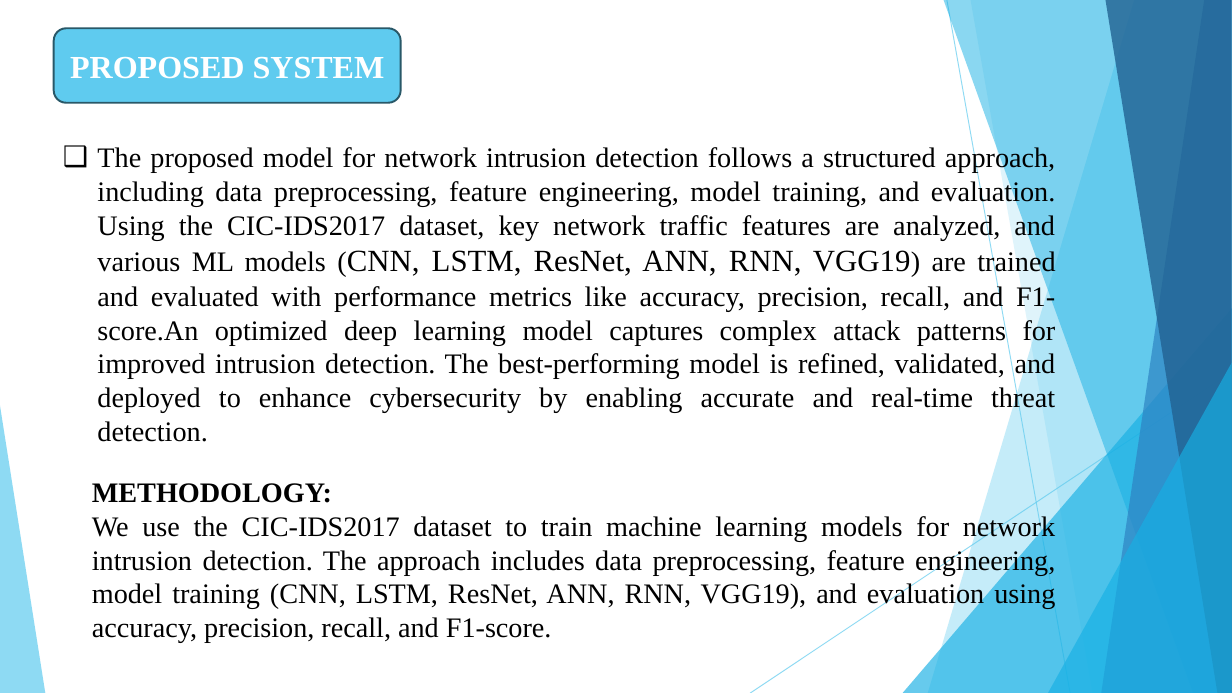
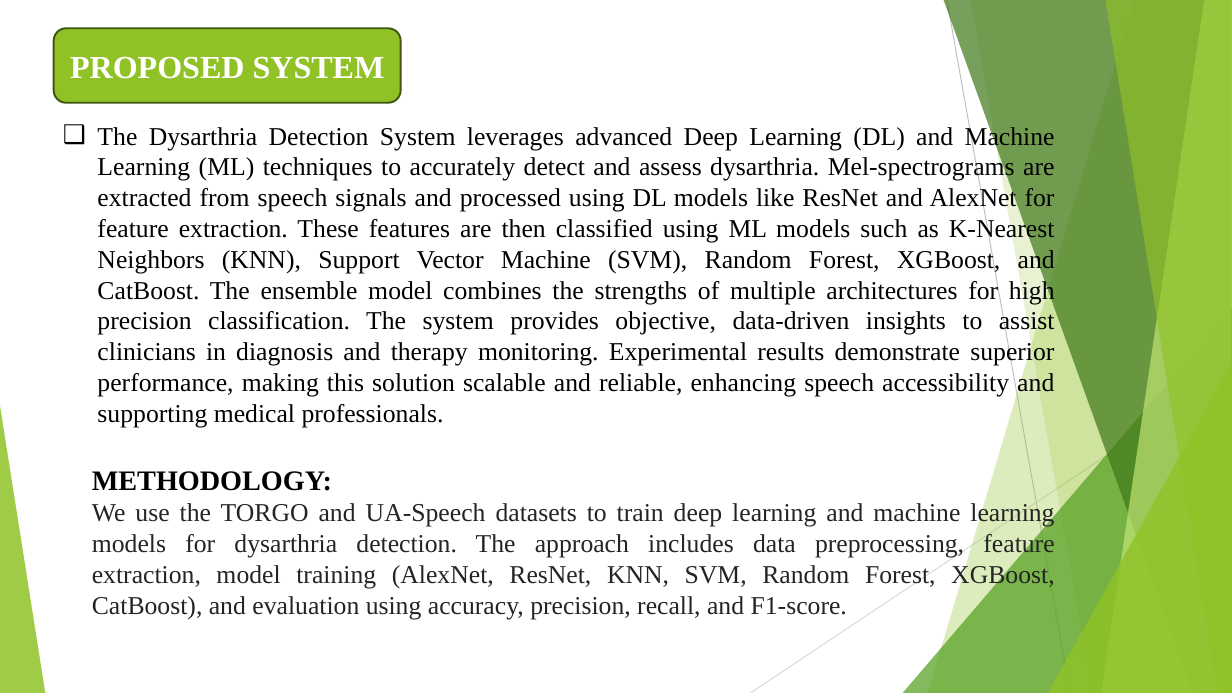
Before and after one commit to JagadeeshPadam/Dysarthria-Detection, a slide deck: slide 9 of reference.pptx. Drawn at 1232x693 pixels with LibreOffice and Linux fonts; fonts in the diff are those of the drawing. Boxes give left, top, right and bottom in pixels: in the first picture for what was removed or moved away, otherwise in the second. Text is boxed around its words. In the diff, an @@ line names an element or a change of style, - is before the commit and + after.

```diff
--- a/reference.pptx
+++ b/reference.pptx
@@ rounded rectangle "PROPOSED SYSTEM" at box(54, 29, 401, 104): fill #5FCBEF to #90C226; outline #2A5969 1.5 pt to #3F5511 1.5 pt @@
@@ freeform shape at box(928, 0, 1232, 693): fill #5FCBEF at 36% opacity to #90C226 at 30% opacity @@
@@ freeform shape at box(944, 0, 1232, 693): fill #17B0E4 at 50% opacity to #3F7819 at 70% opacity @@
@@ line (947, 0) - (1070, 693): stroke #5FCBEF 0.75 pt to #BFBFBF 0.75 pt @@
@@ freeform shape at box(970, 0, 1232, 693): fill #5FCBEF at 20% opacity to #90C226 at 20% opacity @@
@@ freeform shape at box(1102, 0, 1232, 693): fill #2E83C3 at 70% opacity to #C0E474 at 70% opacity @@
@@ freeform shape at box(1105, 0, 1232, 693): fill #226292 at 80% opacity to #90C226 at 65% opacity @@
@@ text at box(97, 124, 1055, 428): text changed; size 22 to 20 pt @@
-❑ The proposed model for network intrusion detection follows a structured approach, including data preprocessing, feature engineering, model training, and evaluation. Using the CIC-IDS2017 dataset, key network traffic features are analyzed, and various ML models (CNN, LSTM, ResNet, ANN, RNN, VGG19) are trained and evaluated with performance metrics like accuracy, precision, recall, and F1-score.An optimized deep learning model captures complex attack patterns for improved intrusion detection. The best-performing model is refined, validated, and deployed to enhance cybersecurity by enabling accurate and real-time threat detection.
+❑ The Dysarthria Detection System leverages advanced Deep Learning (DL) and Machine Learning (ML) techniques to accurately detect and assess dysarthria. Mel-spectrograms are extracted from speech signals and processed using DL models like ResNet and AlexNet for feature extraction. These features are then classified using ML models such as K-Nearest Neighbors (KNN), Support Vector Machine (SVM), Random Forest, XGBoost, and CatBoost. The ensemble model combines the strengths of multiple architectures for high precision classification. The system provides objective, data-driven insights to assist clinicians in diagnosis and therapy monitoring. Experimental results demonstrate superior performance, making this solution scalable and reliable, enhancing speech accessibility and supporting medical professionals.
@@ triangle at box(903, 308, 1232, 693): fill #17B0E4 at 66% opacity to #54A021 at 72% opacity @@
@@ line (1232, 372) - (750, 693): stroke #5FCBEF 0.75 pt to #D9D9D9 0.75 pt @@
@@ triangle at box(1048, 363, 1232, 693): fill #17B0E4 at 66% opacity to #90C226 at 80% opacity @@
@@ triangle at box(0, 406, 45, 693): fill #5FCBEF at 70% opacity to #90C226 at 85% opacity @@
@@ text "METHODOLOGY:": place and size @@
-text "METHODOLOGY:" at box(92, 483, 1055, 643)
+text "METHODOLOGY:" at box(92, 471, 1055, 619)
@@ text at box(92, 501, 1055, 619): text changed; size 22 to 20 pt; text colour #000000 to #242424 @@
-We use the CIC-IDS2017 dataset to train machine learning models for network intrusion detection. The approach includes data preprocessing, feature engineering, model training (CNN, LSTM, ResNet, ANN, RNN, VGG19), and evaluation using accuracy, precision, recall, and F1-score.
+We use the TORGO and UA-Speech datasets to train deep learning and machine learning models for dysarthria detection. The approach includes data preprocessing, feature extraction, model training (AlexNet, ResNet, KNN, SVM, Random Forest, XGBoost, CatBoost), and evaluation using accuracy, precision, recall, and F1-score.
```
Also in this commit, not shown: 12 other slides changed, 8 slides added, 8 slides removed.
